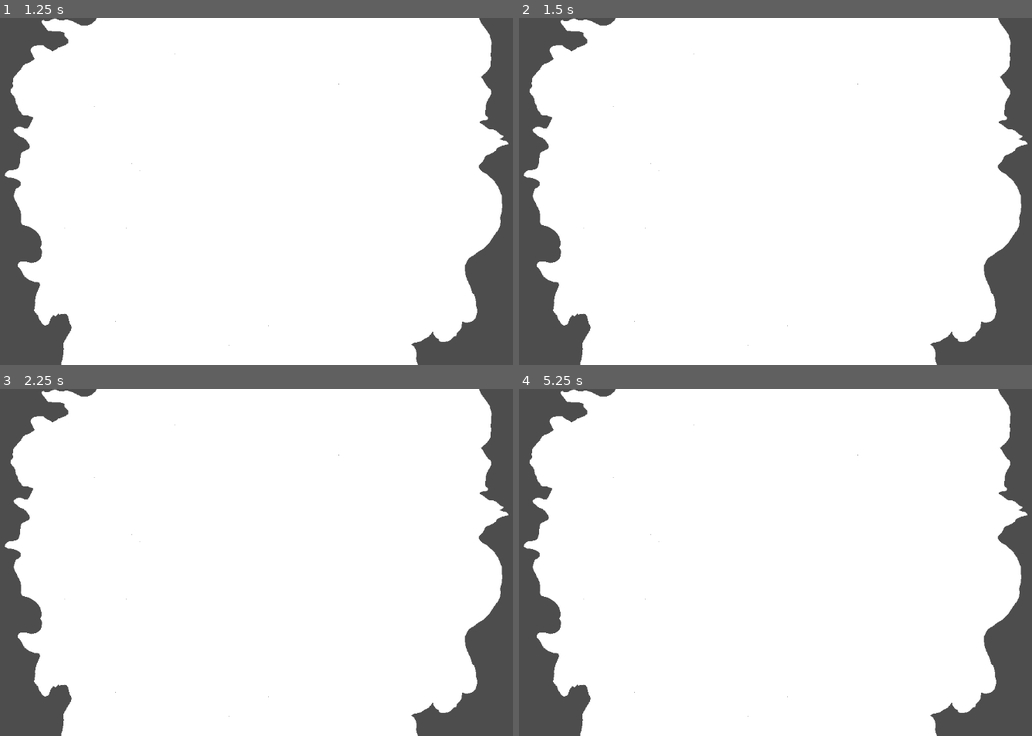
Above: before the commit, frames 1-4 (two rows, left to right).
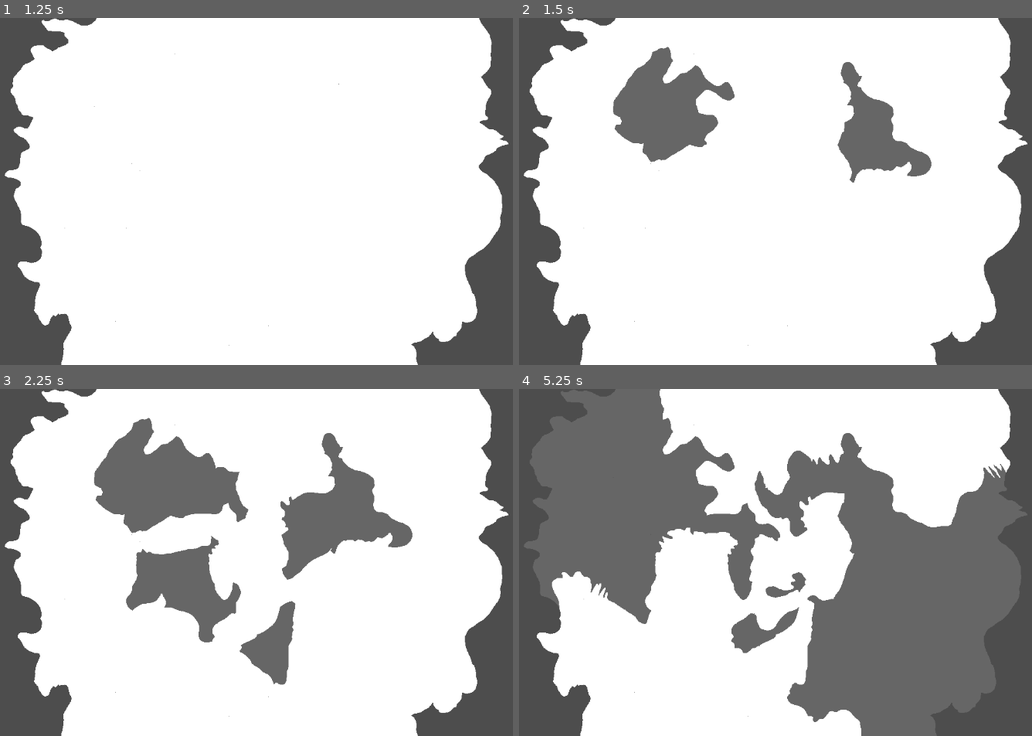
Above: after the commit, the same moments.

Repository: ExtraSoupGames/SubnauticaMap
Game: Godot game, scene res://main.tscn
Same seed, same stepped clock (60 frames per second), same inputs: the game is played once before the commit and once after it.
Inputs (mouse positions are in pixels of both pictures, inside the frame that each line leads up to):
- Up to frame 1 (1.25 s): tap Enter at 0.5 s; move the mouse to (400, 174) at 0.52 s
- Up to frame 2 (1.5 s): tap Space at 1.25 s; move the mouse to (657, 208) at 1.27 s
- Up to frame 3 (2.25 s): tap Enter at 2 s; move the mouse to (323, 486) at 2.02 s
- Up to frame 4 (5.25 s): tap Space at 2.75, 4.25 s; move the mouse to (749, 631) at 2.77 s; tap Enter at 3.5 s; move the mouse to (965, 614) at 3.52 s; move the mouse to (595, 510) at 4.27 s; move the mouse to (811, 562) at 5.02 s

Frame 1 is identical in both runs. In frame 2, 7.0% of the frame differs, in the area x 18-81%, y 8-48%; in frame 3, 15%; in frame 4, 44%, in the area x 0-100%, y 0-100%.

Commit message:
biomes can now be hovered

Diff:
--- /dev/null
+++ b/subnautica-map/biome_element.gd
@@ -0,0 +1,32 @@
+class_name BiomeElement extends Area2D
+@export var hovered: Color
+@export var unhovered: Color
+var show: Sprite2D
+func _ready():
+	mouse_entered.connect(_on_mouse_entered)
+	mouse_exited.connect(_on_mouse_exited)
+
+func populate(biome_map: BitMap, biome_img: Image):
+	show = Sprite2D.new()
+	var texture = ImageTexture.create_from_image(biome_img)
+	show.texture = texture
+	add_child(show)
+	var polygons = biome_map.opaque_to_polygons(
+		Rect2(Vector2.ZERO, biome_map.get_size()), 2.0
+	)
+
+	for poly in polygons:
+		var col = CollisionPolygon2D.new()
+		# Offset to center (sprites are centered by default)
+		var offset_poly = PackedVector2Array()
+		for p in poly:
+			offset_poly.append(p - biome_map.get_size() / 2.0)
+		col.polygon = offset_poly
+		add_child(col)
+
+func _on_mouse_entered():
+	show.modulate = hovered
+
+
+func _on_mouse_exited():
+	show.modulate = unhovered
--- /dev/null
+++ b/subnautica-map/biome_element.tscn
@@ -0,0 +1,8 @@
+[gd_scene load_steps=2 format=3 uid="uid://deg3u1h4u6wxi"]
+
+[ext_resource type="Script" uid="uid://coiks14yscoic" path="res://biome_element.gd" id="1_nlvho"]
+
+[node name="BiomeElement" type="Area2D"]
+script = ExtResource("1_nlvho")
+hovered = Color(1, 1, 1, 1)
+unhovered = Color(0.40069774, 0.40069774, 0.40069768, 1)
--- a/subnautica-map/debugger.gd
+++ b/subnautica-map/debugger.gd
@@ -11,6 +11,7 @@
 			for y in biome_size.y:
 				if biome_img.get_pixel(x,y) == Color.BLACK:
 					biome_img.set_pixel(x,y,Color(0, 0, 0, 0))
-		var show = Sprite2D.new()
-		show.texture = ImageTexture.create_from_image(biome_img)
-		root.add_child(show)
+		var biome_scene = preload("res://biome_element.tscn")
+		var new_element = biome_scene.instantiate()
+		new_element.populate(biome_map, biome_img)
+		root.add_child(new_element)
--- a/subnautica-map/main.tscn
+++ b/subnautica-map/main.tscn
@@ -13,8 +13,11 @@
 anchors_preset = 15
 anchor_right = 1.0
 anchor_bottom = 1.0
+offset_right = 1920.0
+offset_bottom = 1080.0
 grow_horizontal = 2
 grow_vertical = 2
+mouse_filter = 2
 
 [node name="Sprite2D" type="Sprite2D" parent="Root"]
 texture = SubResource("GradientTexture2D_ig7tw")
Not shown, added: subnautica-map/biome_element.gd.uid
